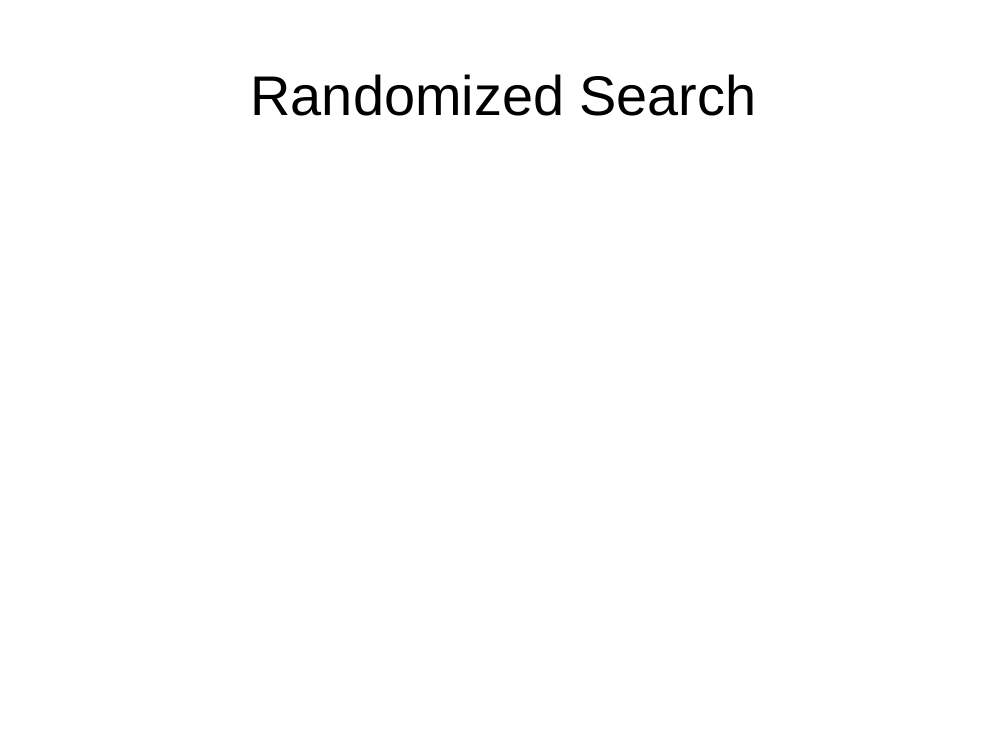
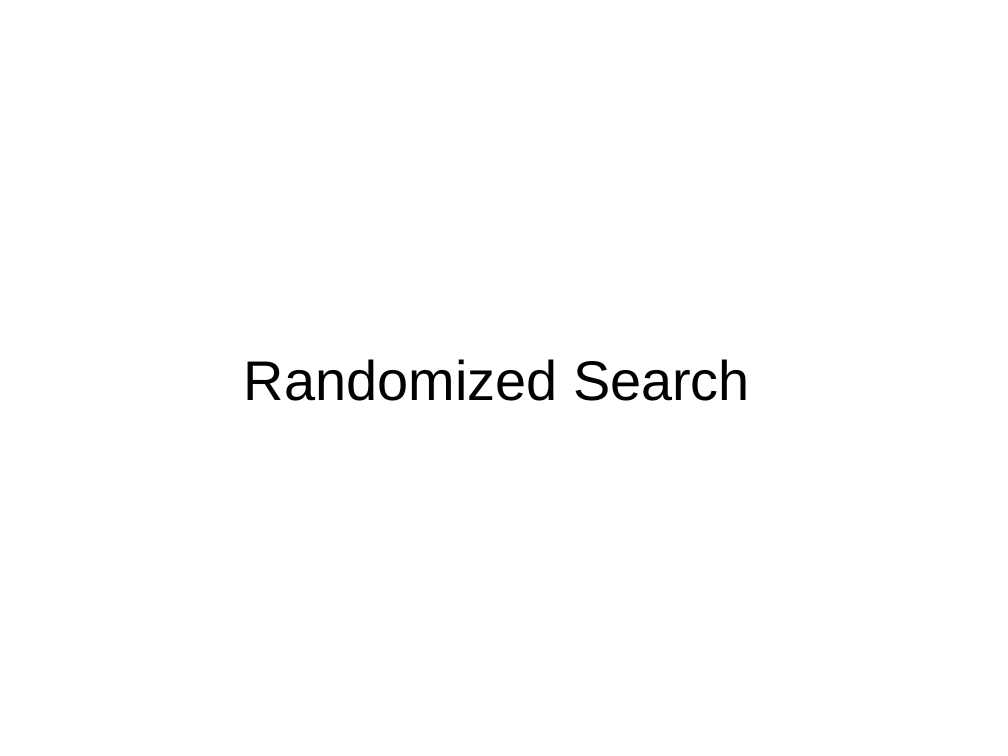
Before and after one commit to amueller/talks_odt, a slide deck: slide 16 of 2017/automating_machine_learning_with_the_best.odp. Drawn at 1008x756 pixels with LibreOffice and Linux fonts; fonts in the diff are those of the drawing. Boxes give left, top, right and bottom in pixels: in the first picture for what was removed or moved away, otherwise in the second. Text is boxed around its words. In the diff, an @@ line names an element or a change of style, - is before the commit and + after.

```diff
--- a/2017/automating_machine_learning_with_the_best.odp
+++ b/2017/automating_machine_learning_with_the_best.odp
@@ title "Randomized Search": place and size @@
-title "Randomized Search" at (251,74,757,116)
+title "Randomized Search" at (244,359,750,401)
```
Also in this commit, not shown: 15 other slides changed, 4 slides added, 4 slides removed, 2 other files.
